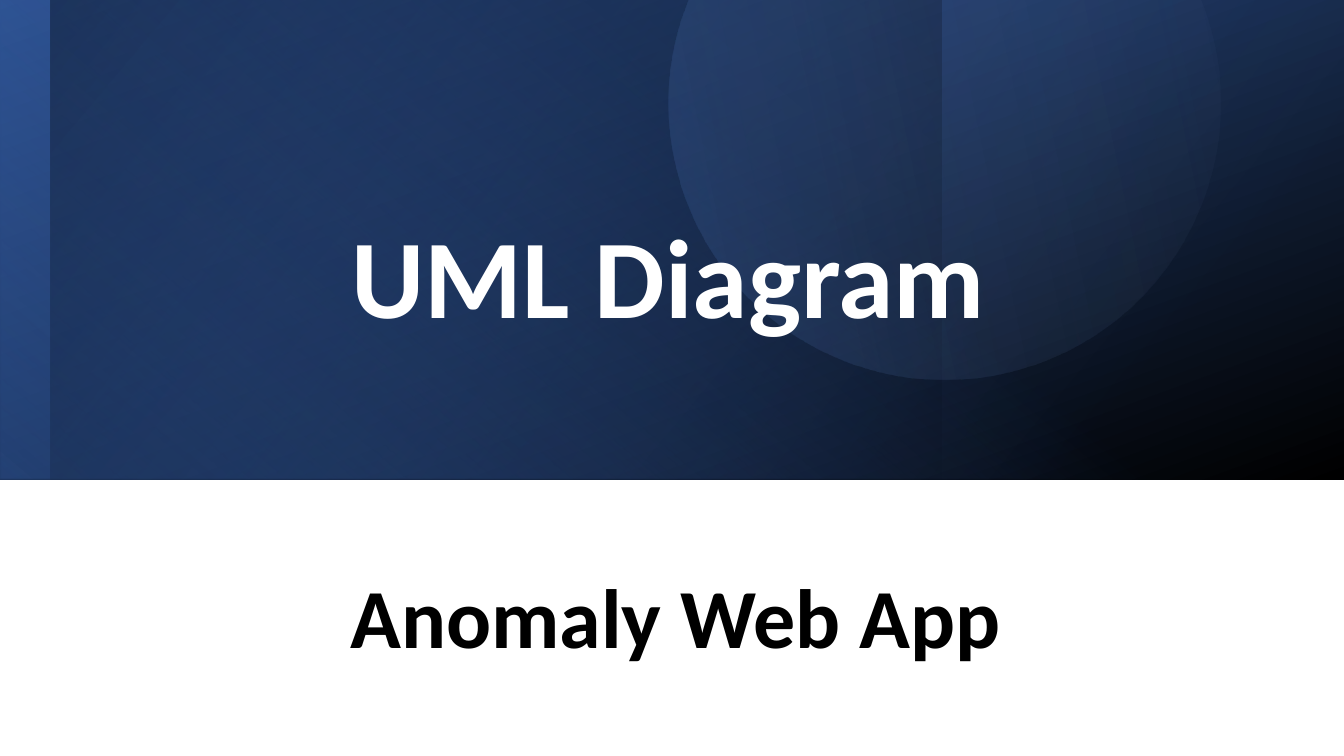
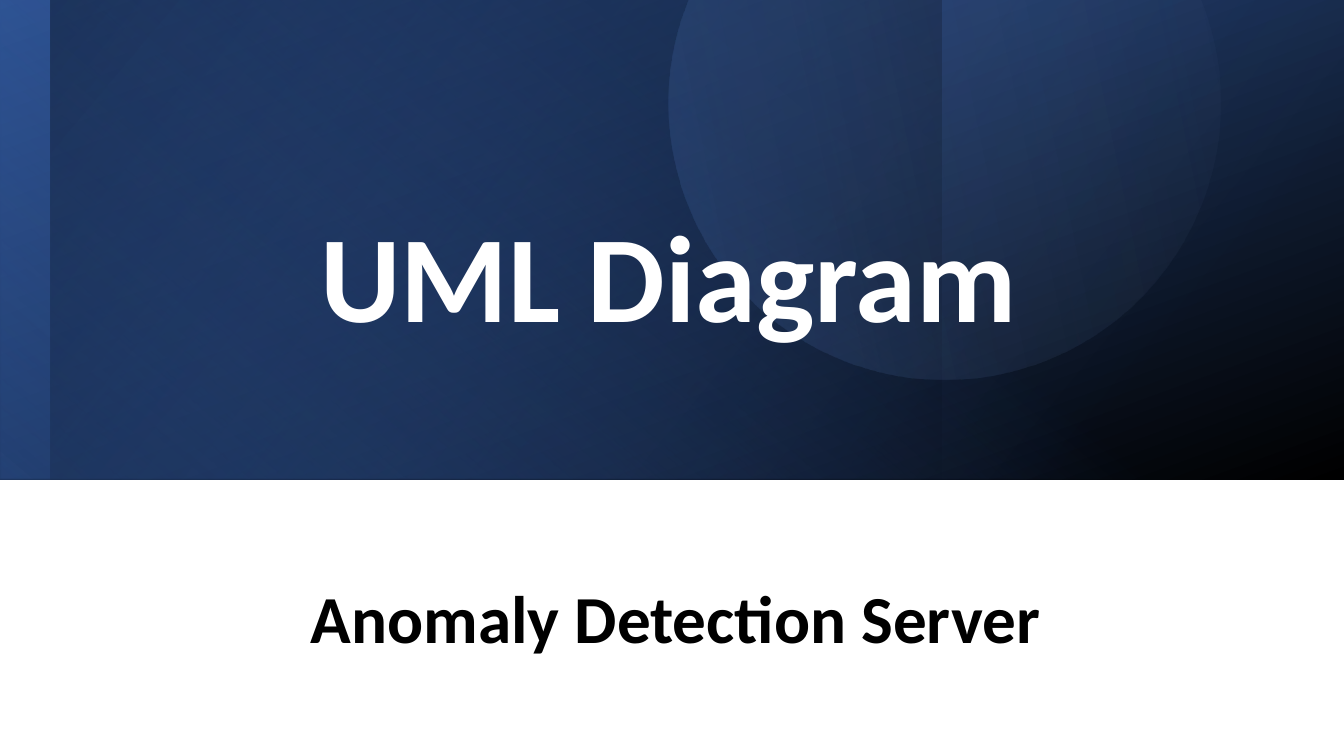
Before and after one commit to SapirKro/Anomaly-Detection-Server, a slide deck: slide 1 of UMLd.pptx. Drawn at 1344x756 pixels with LibreOffice and Linux fonts; fonts in the diff are those of the drawing. Boxes give left, top, right and bottom in pixels: in the first picture for what was removed or moved away, otherwise in the second. Text is boxed around its words. In the diff, an @@ line names an element or a change of style, - is before the commit and + after.

```diff
--- a/UMLd.pptx
+++ b/UMLd.pptx
@@ subtitle "UML Diagram" at <box>320,235,1017,343</box>: size 80 to 88 pt @@
@@ text at <box>311,595,1040,654</box>: text changed; size 60 to 48 pt @@
-Anomaly Web App
+Anomaly Detection Server
```
Also in this commit, not shown: 1 other file.
